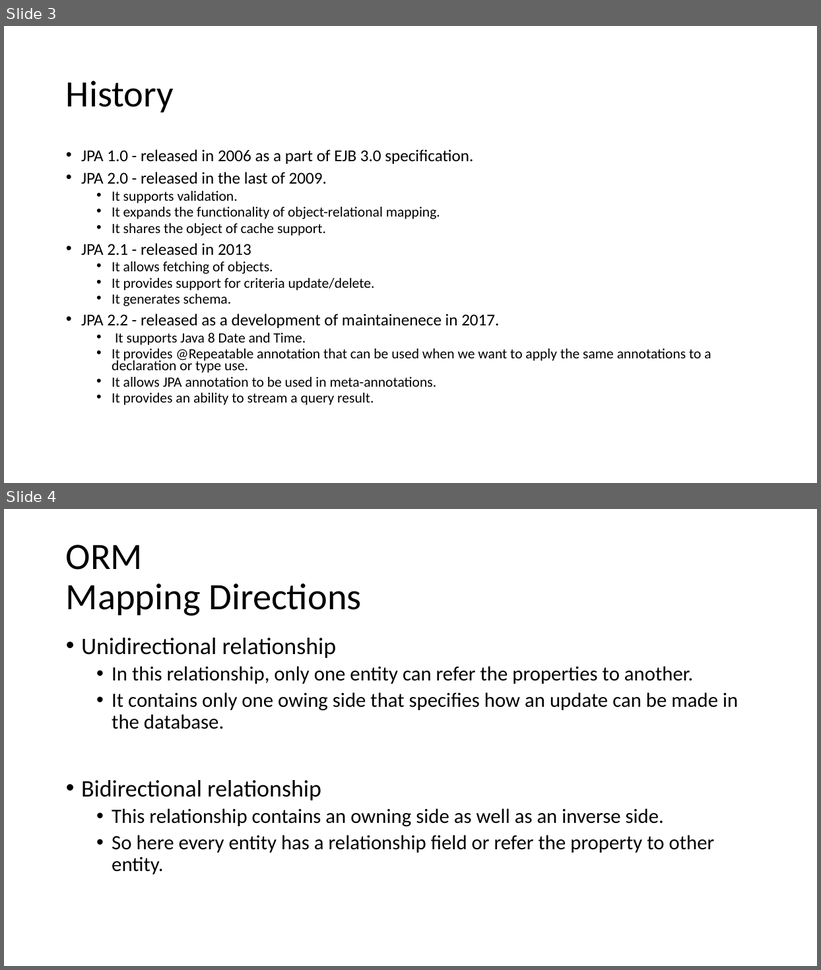
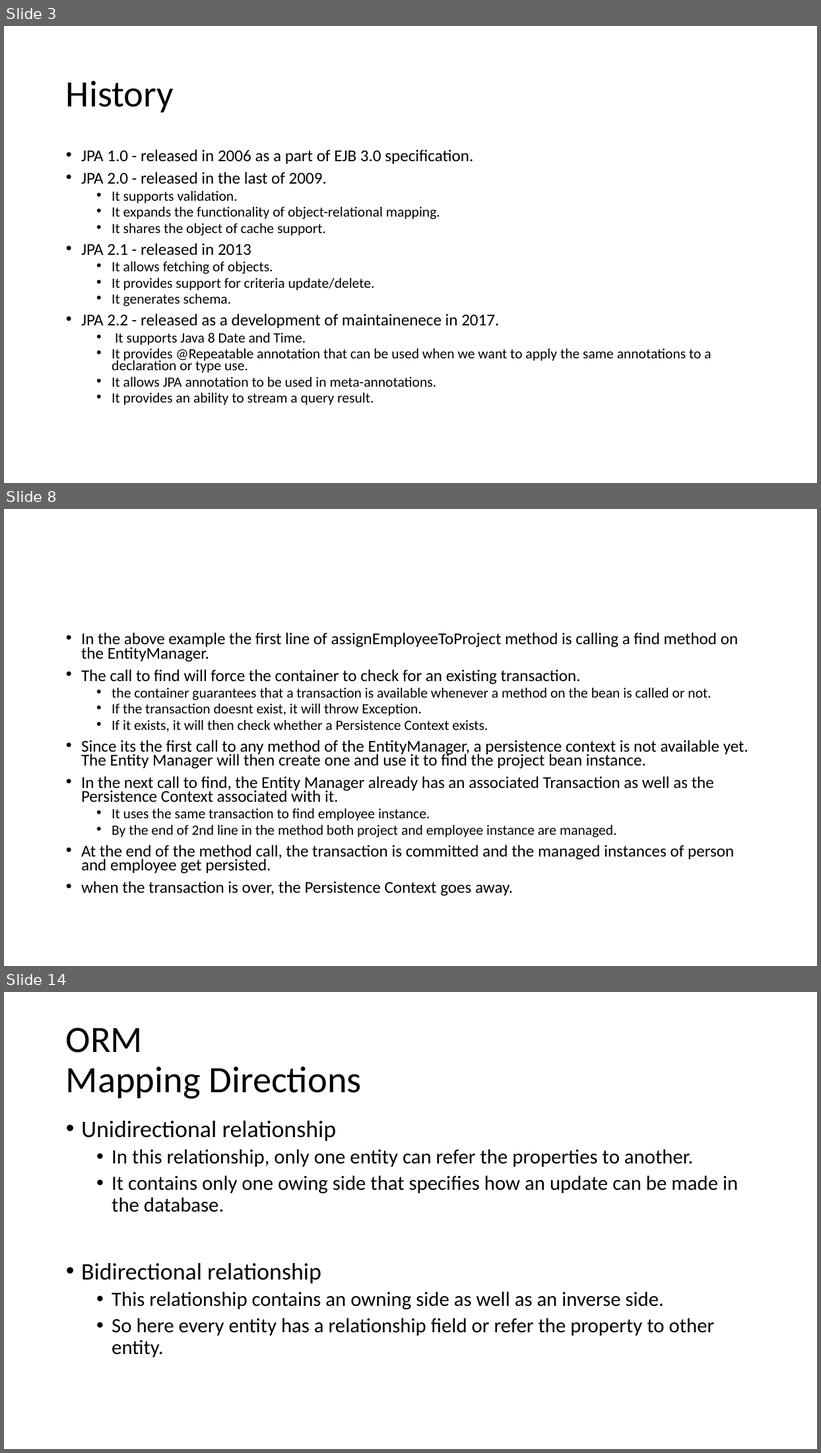
Before and after one commit to lawren43/mytest-repo, a slide deck: test-springmvc/doc/20181018-Spring JPA.pptx. Shown one above the other, each under a label of ours: slides 3 and 4 before the commit, slides 3, 8 and 14 after it; the slides between them are not shown. The pictures are 821x970 and 821x1453 pixels, drawn with LibreOffice and Linux fonts; fonts in the diff are those of the drawing. Boxes give left, top, right and bottom in pixels: in the first picture for what was removed or moved away, otherwise in the second. Text is boxed around its words. In the diff, an @@ line names an element or a change of style, - is before the commit and + after.

```diff
--- a/test-springmvc/doc/20181018-Spring JPA.pptx
+++ b/test-springmvc/doc/20181018-Spring JPA.pptx
@@ slide 8 added at (4, 509, 817, 966), background #FFFFFF @@
@@ text added at (81, 632, 748, 896), 19.6 pt, text #000000 @@
+• In the above example the first line of assignEmployeeToProject method is calling a find method on the EntityManager.
+• The call to find will force the container to check for an existing transaction.
+  • the container guarantees that a transaction is available whenever a method on the bean is called or not.
+  • If the transaction doesnt exist, it will throw Exception.
+  • If it exists, it will then check whether a Persistence Context exists.
+• Since its the first call to any method of the EntityManager, a persistence context is not available yet. The Entity Manager will then create one and use it to find the project bean instance.
+• In the next call to find, the Entity Manager already has an associated Transaction as well as the Persistence Context associated with it.
+  • It uses the same transaction to find employee instance.
+  • By the end of 2nd line in the method both project and employee instance are managed.
+• At the end of the method call, the transaction is committed and the managed instances of person and employee get persisted.
+• when the transaction is over, the Persistence Context goes away.
@@ what was slide 4 is now slide 14 @@
```
Also in this commit, not shown: 2 slides changed, 13 other slides added, 1 slide removed, 3 other files.
